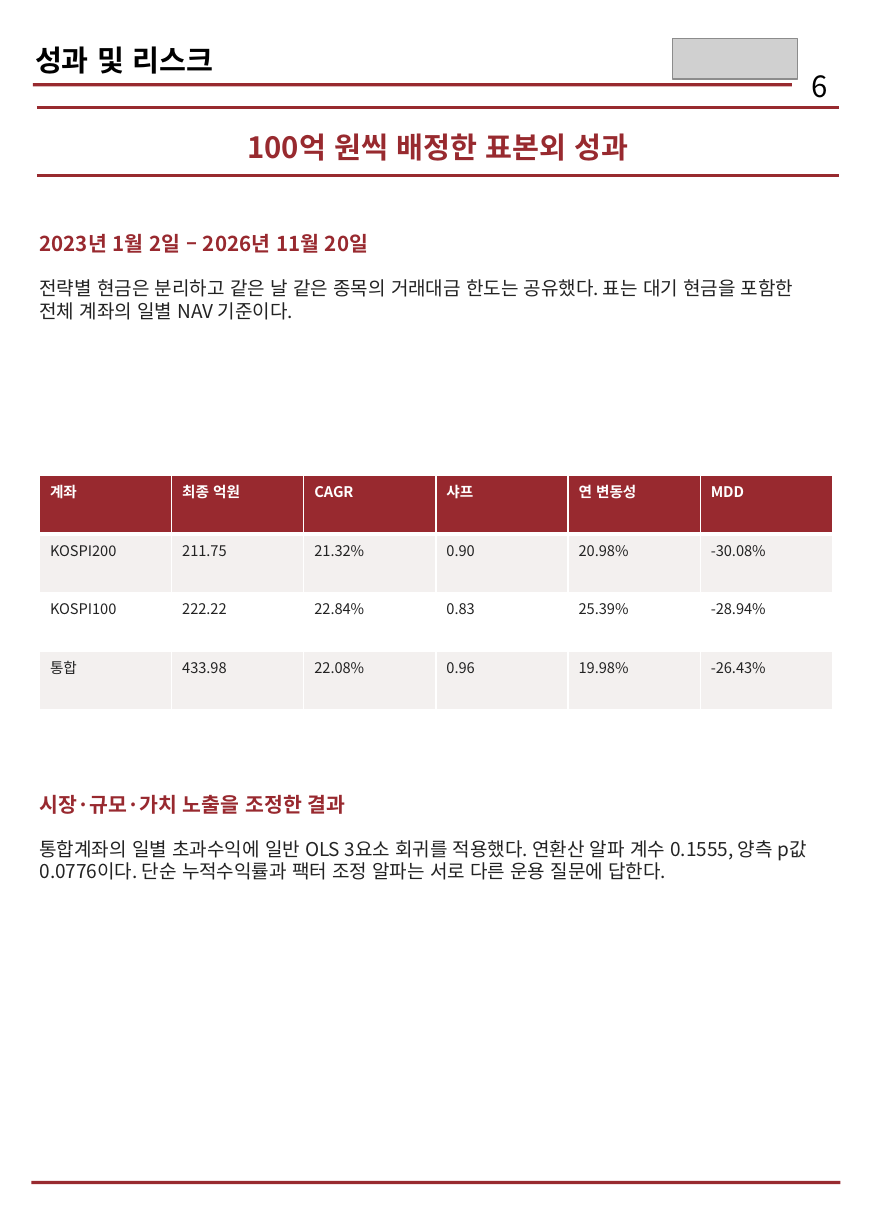
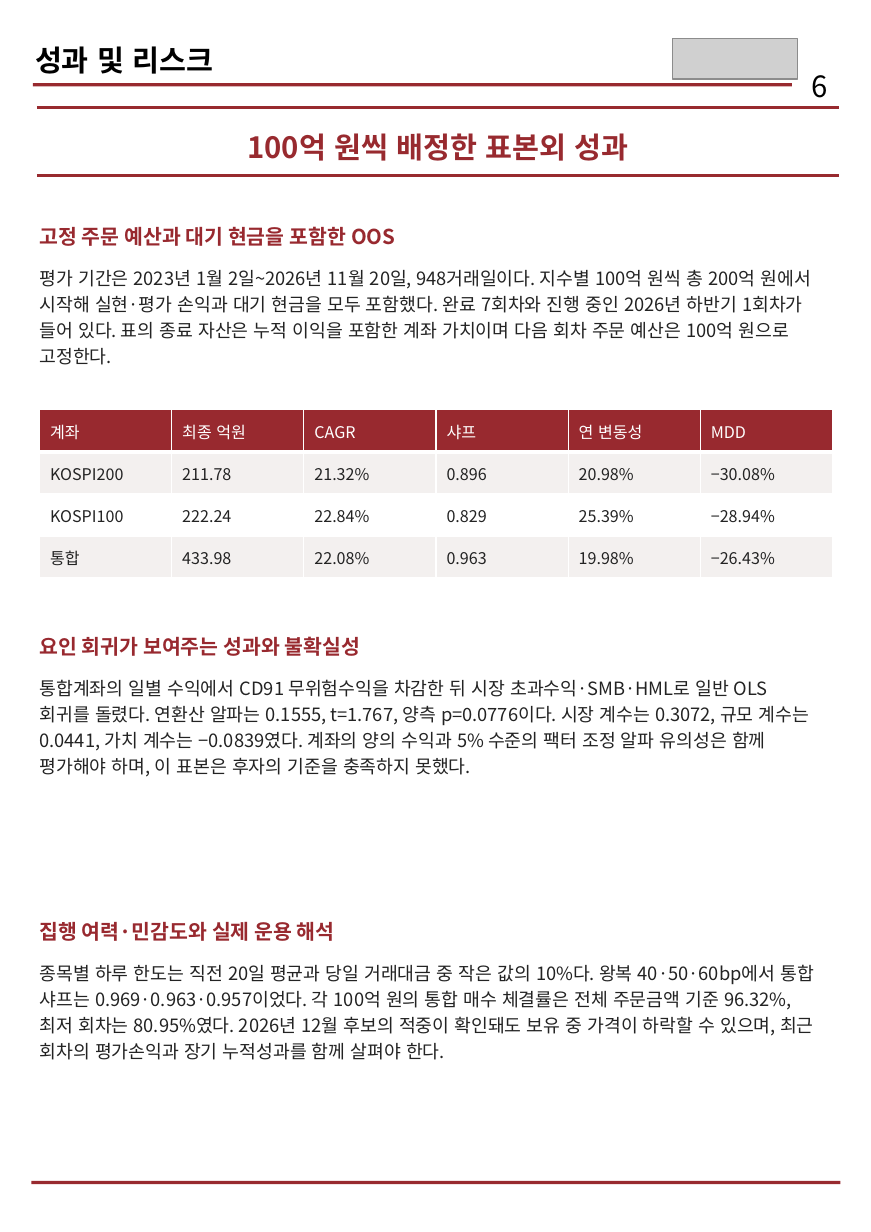
Before and after one commit to hyeonmocho/quantifi-kospi-index-inclusion, a slide deck: slide 6 of 발표/QUANTIFI_지수편입_전략보고서.pptx. Drawn at 871x1232 pixels with LibreOffice and Linux fonts; fonts in the diff are those of the drawing; grey boxes stand for pictures. Boxes give left, top, right and bottom in pixels: in the first picture for what was removed or moved away, otherwise in the second. Text is boxed around its words. In the diff, an @@ line names an element or a change of style, - is before the commit and + after.

Commit message:
최신 제안서 PDF로 교체하고 전략보고서의 설계·검증 설명 보강

```diff
--- a/발표/QUANTIFI_지수편입_전략보고서.pptx
+++ b/발표/QUANTIFI_지수편입_전략보고서.pptx
@@ text at [40, 226, 395, 246]: text changed; size 13 to 14 pt; text colour #232323 to #98292F; bold on @@
-전략별 현금은 분리하고 같은 날 같은 종목의 거래대금 한도는 공유했다. 표는 대기 현금을 포함한 전체 계좌의 일별 NAV 기준이다.
+고정 주문 예산과 대기 현금을 포함한 OOS
@@ text removed at [40, 234, 368, 253] @@
-2023년 1월 2일 – 2026년 11월 20일
@@ text added at [40, 270, 810, 365], 12.5 pt, text #232323 @@
+평가 기간은 2023년 1월 2일~2026년 11월 20일, 948거래일이다. 지수별 100억 원씩 총 200억 원에서 시작해 실현·평가 손익과 대기 현금을 모두 포함했다. 완료 7회차와 진행 중인 2026년 하반기 1회차가 들어 있다. 표의 종료 자산은 누적 이익을 포함한 계좌 가치이며 다음 회차 주문 예산은 100억 원으로 고정한다.
@@ table at [40, 410, 830, 578] @@
-row 2: KOSPI200 | 211.75 | 21.32% | 0.90 | 20.98% | -30.08%
+row 2: KOSPI200 | 211.78 | 21.32% | 0.896 | 20.98% | −30.08%
-row 3: KOSPI100 | 222.22 | 22.84% | 0.83 | 25.39% | -28.94%
+row 3: KOSPI100 | 222.24 | 22.84% | 0.829 | 25.39% | −28.94%
-row 4, column 4: 0.96
+row 4, column 4: 0.963
-row 4, column 6: -26.43%
+row 4, column 6: −26.43%
@@ size 10 to 11 pt in "계좌", "최종 억원", "CAGR", "샤프" and 12 more places @@
@@ bold off in "계좌", "최종 억원", "CAGR", "샤프" and 2 more places @@
@@ line spacing 1 to 1.18 @@
@@ table: place and size @@
-table at [39, 475, 829, 709]
+table at [40, 410, 830, 578]
@@ text added at [40, 636, 360, 656], 14 pt, text #98292F, bold @@
+요인 회귀가 보여주는 성과와 불확실성
@@ text at [40, 679, 809, 777]: text changed; size 13 to 12.5 pt @@
-통합계좌의 일별 초과수익에 일반 OLS 3요소 회귀를 적용했다. 연환산 알파 계수 0.1555, 양측 p값 0.0776이다. 단순 누적수익률과 팩터 조정 알파는 서로 다른 운용 질문에 답한다.
+통합계좌의 일별 수익에서 CD91 무위험수익을 차감한 뒤 시장 초과수익·SMB·HML로 일반 OLS 회귀를 돌렸다. 연환산 알파는 0.1555, t=1.767, 양측 p=0.0776이다. 시장 계수는 0.3072, 규모 계수는 0.0441, 가치 계수는 −0.0839였다. 계좌의 양의 수익과 5% 수준의 팩터 조정 알파 유의성은 함께 평가해야 하며, 이 표본은 후자의 기준을 충족하지 못했다.
@@ text removed at [40, 795, 346, 814] @@
-시장·규모·가치 노출을 조정한 결과
@@ text added at [40, 922, 335, 941], 14 pt, text #98292F, bold @@
+집행 여력·민감도와 실제 운용 해석
@@ text added at [40, 964, 814, 1060], 12.5 pt, text #232323 @@
+종목별 하루 한도는 직전 20일 평균과 당일 거래대금 중 작은 값의 10%다. 왕복 40·50·60bp에서 통합 샤프는 0.969·0.963·0.957이었다. 각 100억 원의 통합 매수 체결률은 전체 주문금액 기준 96.32%, 최저 회차는 80.95%였다. 2026년 12월 후보의 적중이 확인돼도 보유 중 가격이 하락할 수 있으며, 최근 회차의 평가손익과 장기 누적성과를 함께 살펴야 한다.
```
Also in this commit, not shown: 4 other slides changed, 5 other files.
